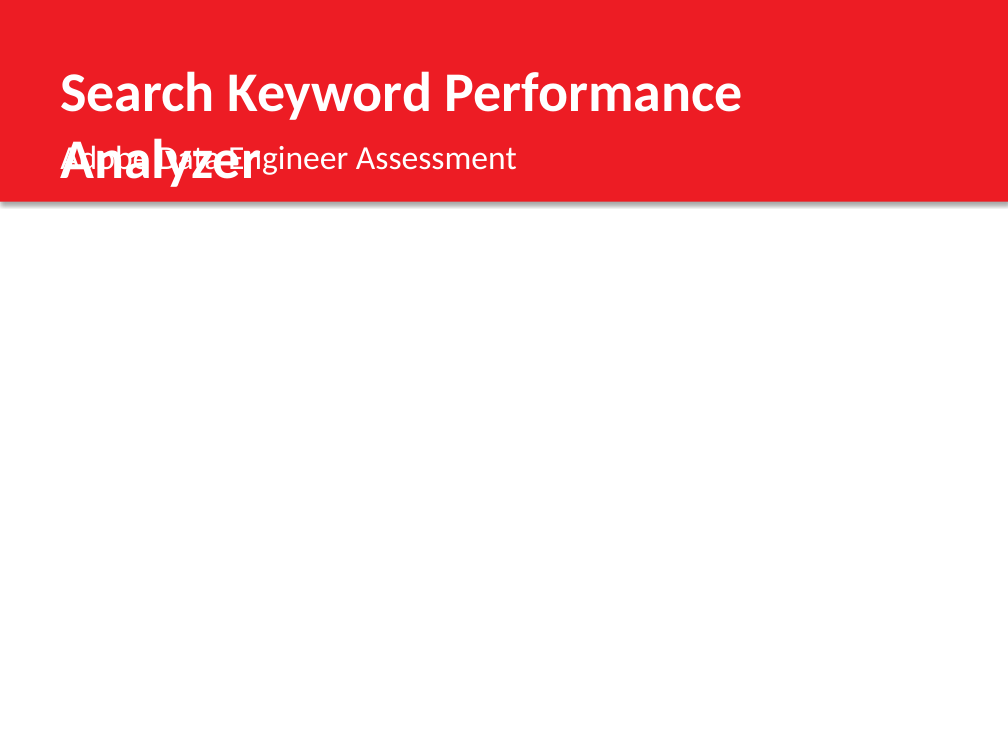
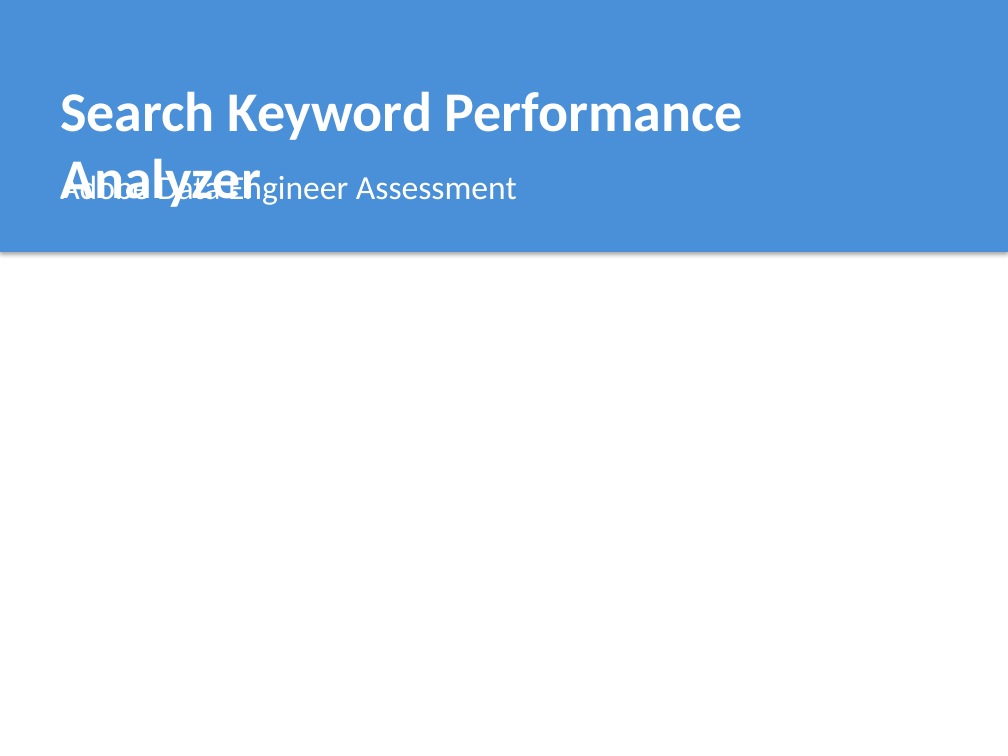
Before and after one commit to adityakommu/adb_demo, a slide deck: slide 1 of SearchKeywordPerformance_Presentation.pptx. Drawn at 1008x756 pixels with LibreOffice and Linux fonts; fonts in the diff are those of the drawing. Boxes give left, top, right and bottom in pixels: in the first picture for what was removed or moved away, otherwise in the second. Text is boxed around its words. In the diff, an @@ line names an element or a change of style, - is before the commit and + after.

Commit message:
Update presentation with light colors

```diff
--- a/SearchKeywordPerformance_Presentation.pptx
+++ b/SearchKeywordPerformance_Presentation.pptx
@@ rectangle resized from (x1=0, y1=0, x2=1008, y2=202) to (x1=0, y1=0, x2=1008, y2=252) @@
@@ rectangle at (x1=0, y1=0, x2=1008, y2=252): fill #ED1C24 to #4A90D9 @@
@@ text "Search Keyword Performance Analyzer" moved from (x1=60, y1=71, x2=743, y2=187) to (x1=60, y1=91, x2=743, y2=207) @@
@@ text "Adobe Data Engineer Assessment" moved from (x1=60, y1=142, x2=517, y2=178) to (x1=60, y1=172, x2=517, y2=208) @@
```
Also in this commit, not shown: 7 other slides changed.
